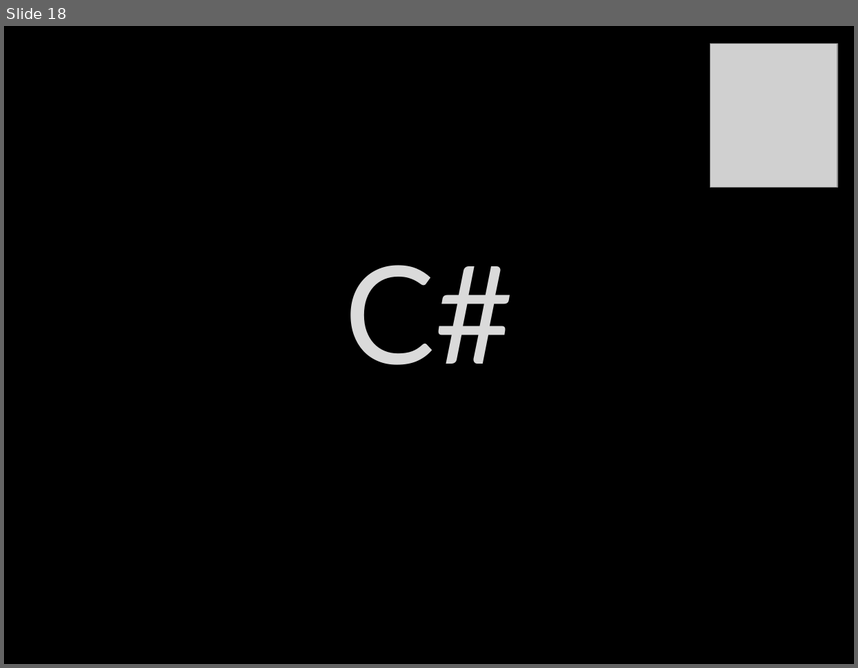
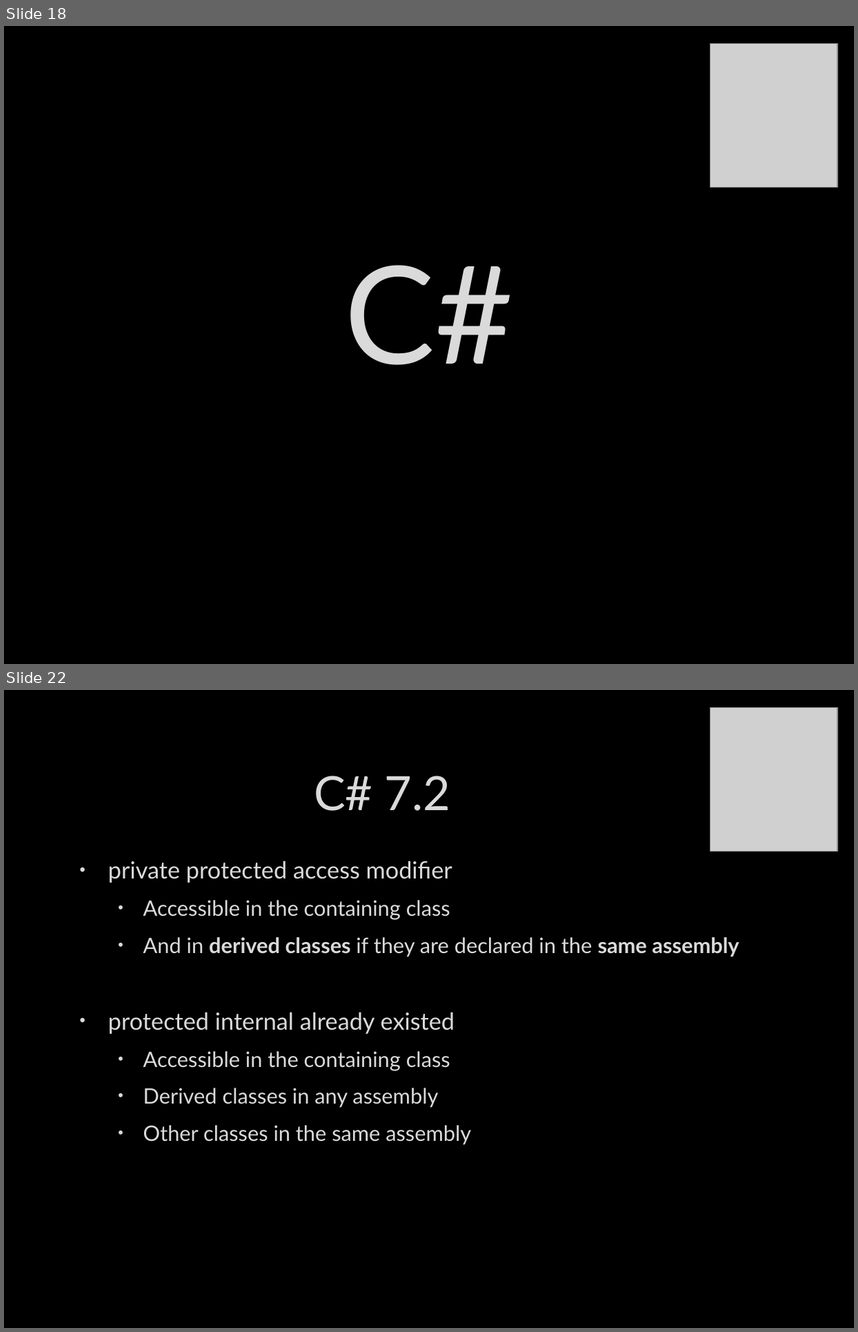
Before and after one commit to itenium-be/CSharp-JavaScript-New-Features, a slide deck: Slides.pptx. Shown one above the other, each under a label of ours: slide 18 before the commit, slides 18 and 22 after it; the slides between them are not shown. The pictures are 858x668 and 858x1332 pixels, drawn with LibreOffice and Linux fonts; fonts in the diff are those of the drawing; grey boxes stand for pictures; background and template pictures are left out. Boxes give left, top, right and bottom in pixels: in the first picture for what was removed or moved away, otherwise in the second. Text is boxed around its words. In the diff, an @@ line names an element or a change of style, - is before the commit and + after.

```diff
--- a/Slides.pptx
+++ b/Slides.pptx
@@ slide 22 added at (4,690,854,1328), background picture (left out) @@
@@ picture added at (711,708,838,851) @@
@@ title added at (314,776,450,811), 40 pt, text #DADADA @@
+C# 7.2
@@ text added at (108,860,739,1145), 18 pt, text #DADADA @@
+• private protected access modifier
+  • Accessible in the containing class
+  • And in derived classes if they are declared in the same assembly
+• protected internal already existed
+  • Accessible in the containing class
+  • Derived classes in any assembly
+  • Other classes in the same assembly
```
Also in this commit, not shown: 2 slides changed, 15 other slides added, 2 slides removed, 4 other files.
